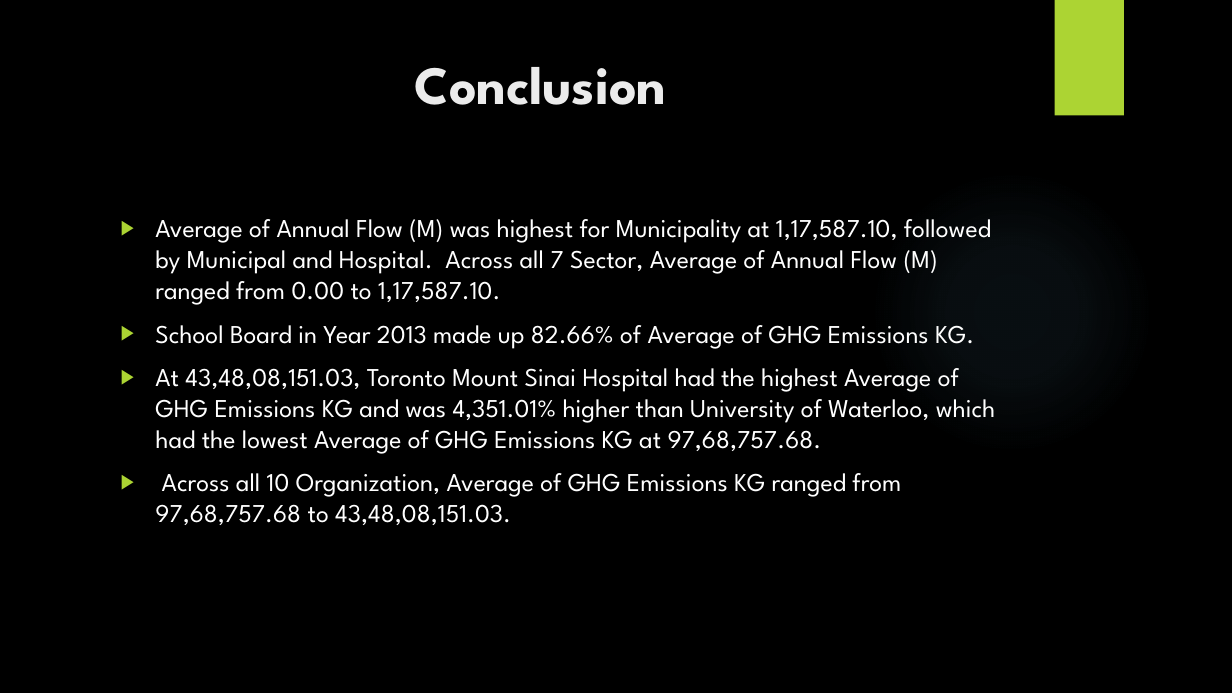
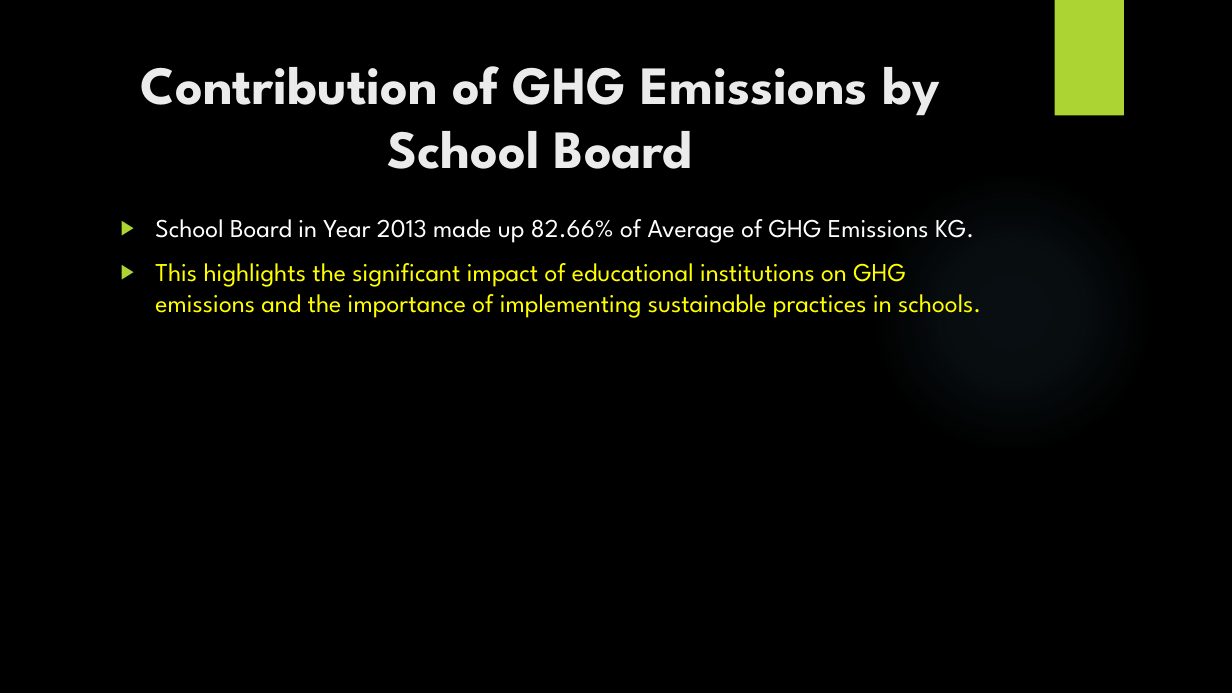
Before and after one commit to Nalinalingasamy/Data-analysis---Energy-consumption, a slide deck: slide 10 of ghg emission.pptx (slide 8 before the commit). Drawn at 1232x693 pixels with LibreOffice and Linux fonts; fonts in the diff are those of the drawing; background and template pictures are left out. Boxes give left, top, right and bottom in pixels: in the first picture for what was removed or moved away, otherwise in the second. Text is boxed around its words. In the diff, an @@ line names an element or a change of style, - is before the commit and + after.

```diff
--- a/ghg emission.pptx
+++ b/ghg emission.pptx
@@ title at <box>141,66,940,169</box>: text changed @@
-Conclusion
+Contribution of GHG Emissions by School Board
@@ text at <box>155,219,991,305</box>: paragraph removed @@
-▶ Average of Annual Flow (M) was highest for Municipality at 1,17,587.10, followed by Municipal and Hospital. Across all 7 Sector, Average of Annual Flow (M) ranged from 0.00 to 1,17,587.10.
@@ text at <box>155,263,981,318</box>: text changed; text colour #FFFFFF to #FFFF00 @@
-▶ At 43,48,08,151.03, Toronto Mount Sinai Hospital had the highest Average of GHG Emissions KG and was 4,351.01% higher than University of Waterloo, which had the lowest Average of GHG Emissions KG at 97,68,757.68.
-▶ Across all 10 Organization, Average of GHG Emissions KG ranged from 97,68,757.68 to 43,48,08,151.03.
+▶ This highlights the significant impact of educational institutions on GHG emissions and the importance of implementing sustainable practices in schools.
```
Also in this commit, not shown: 1 other slide changed, 7 slides added.
